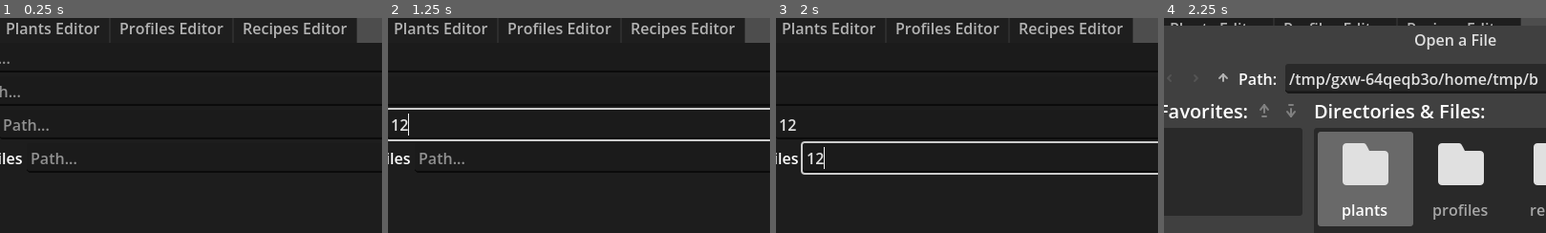
Above: before the commit, frames 1-4 (left to right).
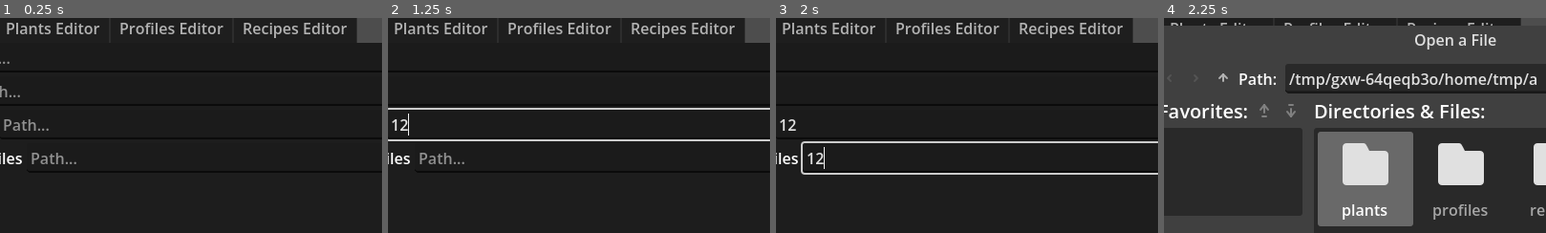
Above: after the commit, the same moments.

Repository: Selinoccino/MDCC_tools
Game: Godot game, scene res://main.tscn
Same seed, same stepped clock (60 frames per second), same inputs: the game is played once before the commit and once after it.
Inputs (mouse positions are % of the whole screen's width and height, from its top left):
- Up to frame 1 (0.25 s): no input
- Up to frame 2 (1.25 s): click (49, 10) at 0.52 s; type "12" at 0.6 s; click (50, 18) at 0.75 s; type "12" at 0.83 s; click (51, 26) at 0.98 s; type "12" at 1.07 s
- Up to frame 3 (2 s): click (53, 34) at 1.27 s; type "12" at 1.35 s
- Up to frame 4 (2.25 s): click "Browse" at 2 s
The pictures show only the part of the screen within x 12-62%, y 1-51%; the shares and areas given below are measured in that part.

Frames 1-3 are identical in both runs. In frame 4, less than 0.1% of the frame differs, in the area x 95-98%, y 25-32%.

Commit message:
fix

Diff:
--- a/plants/plantsEditor.gd
+++ b/plants/plantsEditor.gd
@@ -71,7 +71,7 @@
 	return OK
 
 func getPureCached() -> Dictionary:
-	var pc : Dictionary = cached
+	#var pc : Dictionary = cached
 	for id in cached.keys():
 		for key in cached[id].keys():
 			if !key && typeof(key)!=TYPE_BOOL:
@@ -107,11 +107,11 @@
 
 	getEditorElement("growthhb/dayssb").value = int(getSelectedValue("growthTime", 1))
 
-	getEditorElement("neglecthb/neglectsb").value = int(getSelectedValue("maxUnwateredLifespan", 1))
+	getEditorElement("neglecthb/neglectsb").value = int(getSelectedValue("maxNeglect", 1))
 
 	getEditorElement("harvestshb/harvestssb").value = int(getSelectedValue("maxHarvests", 1))
 
-	getEditorElement("cooldownhb/cooldownsb").value = int(getSelectedValue("harvestingCooldown", 1))
+	getEditorElement("cooldownhb/cooldownsb").value = int(getSelectedValue("harvestInterval", 1))
 
 	getEditorElement("rarityhb/raritysb").value = int(getSelectedValue("rarity", 1))
 
@@ -146,7 +146,7 @@
 
 
 func _on_neglectsb_value_changed(value):
-	setSelectedValue("maxUnwateredLifespan", int(value))
+	setSelectedValue("maxNeglect", int(value))
 
 
 func _on_harvestssb_value_changed(value):
@@ -154,7 +154,7 @@
 
 
 func _on_cooldownsb_value_changed(value):
-	setSelectedValue("harvestingCooldown", int(value))
+	setSelectedValue("harvestInterval", int(value))
 
 func getItemContainer(type:int=0) -> Container:
 	return ings if type==itemTypes.INGREDIENT else items
@@ -183,25 +183,23 @@
 	var c := getItemContainer(type)
 	var key : String = getItemKey(type)
 
-	var newval : Array = []
+	var newval : Dictionary = {}
 
 	for plantitem in c.get_children():
 		if plantitem is PlantItem:
-			newval.append([
-				plantitem.getId(), plantitem.getAmount()
-			])
+			newval[plantitem.getId()] = plantitem.getAmount()
 
 	setSelectedValue(key, newval)
 
 
 func populateItems(type:int=0) -> void:
 	clearItemContainer(type)
-	for itemEntry in getSelectedValue(getItemKey(type), []):
-		if typeof(itemEntry)!=TYPE_ARRAY or itemEntry.size()<2:
+	var itemsDict = getSelectedValue(getItemKey(type), {})
+	for itemID in itemsDict:
+		var amount = itemsDict[itemID]
+		if !amount:
 			continue
-		var id = itemEntry[0]
-		var amount = itemEntry[1]
-		addItem(type, id, amount, false)
+		addItem(type, itemID, amount, false)
 
 func _on_idedit_text_entered(new_text):
 	var nid = new_text
@@ -266,14 +264,14 @@
 		"maxHarvests":1,
 		"name":"Plant",
 		"description":"",
-		"maxUnwateredLifespan":1,
-		"harvestingCooldown":1,
+		"maxNeglect":1,
+		"harvestInterval":1,
 		"rarity":1,
 		"plantable": true,
 	}
 
 	for type in itemTypes.values():
-		cached[nid][getItemKey(type)] = []
+		cached[nid][getItemKey(type)] = {}
 
 	addPlantButton(nid, "Plant")
 
--- a/recipes/recipes_editor.gd
+++ b/recipes/recipes_editor.gd
@@ -66,6 +66,7 @@
 	item.set_metadata(0, recid)
 
 func _on_recipes_tree_item_activated() -> void:
+	print("asdas")
 	if lastItem:
 		var lastRecid : String = lastItem.get_metadata(0) as String
 		if lastRecid:
@@ -75,14 +76,17 @@
 
 	var ti : TreeItem = rectree.get_selected()
 	if !ti:
+		print("noo")
 		return
 
 	var recid : String = ti.get_metadata(0) as String
 	if !recid:
+		print("aa")
 		return
 
 	var rec : Dictionary = getRecipe(recid)
 	if !rec:
+		print("norec"+recid)
 		return
 
 	lastItem = ti
@@ -92,6 +96,7 @@
 	var p : String = Manager.getPath("recipes")
 	var f := FileAccess.open(p, FileAccess.WRITE)
 
+	recipes[rectree.get_selected().get_metadata(0)] = $singleRecipeEditor.updateDictionary()
 
 	if !f:
 		return false
@@ -124,6 +129,6 @@
 		idx += 1
 		newID = "recipe%s" % str(idx).pad_zeros(2)
 
-	recipes[newID] = {}
+	recipes[newID] = {"name":"Recipe"}
 
 	rectree.set_selected(addNewRecipeItem(newID), 0)
